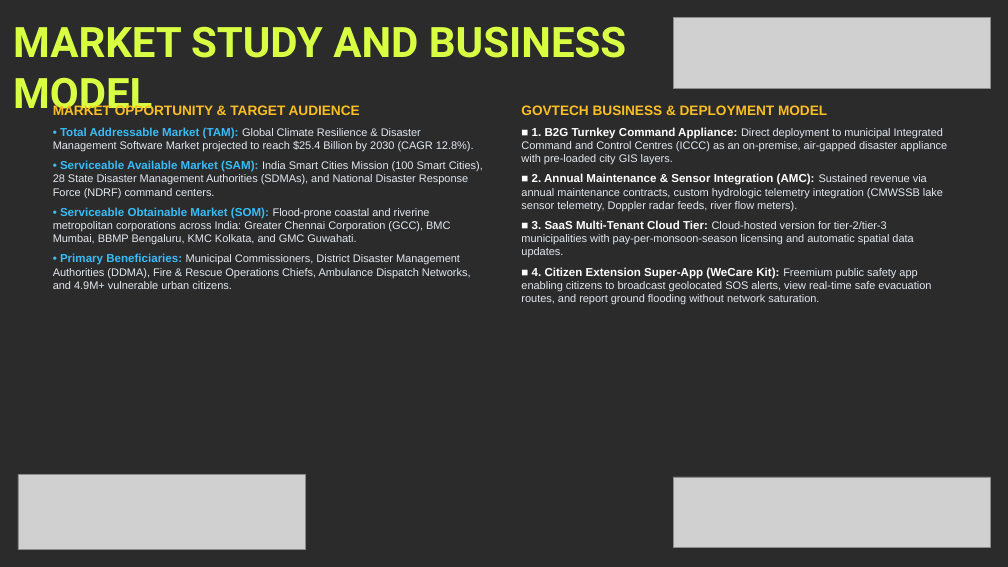
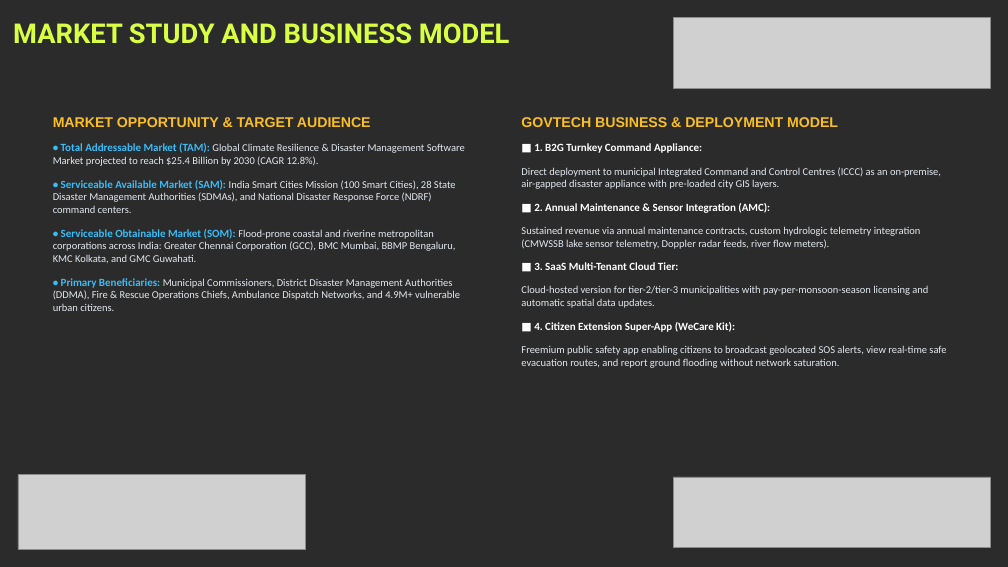
Before and after one commit to Vishnu-3727/nadi-net, a slide deck: slide 6 of NADI_NET_K_HACKS_Presentation.pptx. Drawn at 1008x567 pixels with LibreOffice and Linux fonts; fonts in the diff are those of the drawing; grey boxes stand for pictures; background and template pictures are left out; a plain dark background stands for a picture behind light text. Boxes give left, top, right and bottom in pixels: in the first picture for what was removed or moved away, otherwise in the second. Text is boxed around its words. In the diff, an @@ line names an element or a change of style, - is before the commit and + after.

Commit message:
fix(presentation): fix typography wrapping, eliminate all text collisions and table logo overlap

```diff
--- a/NADI_NET_K_HACKS_Presentation.pptx
+++ b/NADI_NET_K_HACKS_Presentation.pptx
@@ text "MARKET STUDY AND BUSINESS MODEL" at [13,23,510,44]: size 40 to 26 pt @@
@@ text "MARKET OPPORTUNITY & TARGET AUDIENCE": place and size @@
-text "MARKET OPPORTUNITY & TARGET AUDIENCE" at [53,104,483,289]
+text "MARKET OPPORTUNITY & TARGET AUDIENCE" at [53,117,465,311]
@@ text "MARKET OPPORTUNITY & TARGET AUDIENCE" at [53,117,465,311]: size 13 to 13.5 pt in "MARKET OPPORTUNITY & TARGET AUDIENCE"; size 11 to 10.5 pt in "• Total Addressable Market (TAM):", "• Serviceable Available Market (SAM):", "• Serviceable Obtainable Market (SOM):", "• Primary Beneficiaries:"; size 10.5 to 10 pt in "Global Climate Resilience & Disaster Management Software ...", "India Smart Cities Mission (100 Smart Cities), ...", "Flood-prone coastal and riverine metropolitan corporations a ...", "Municipal Commissioners, District Disaster Management Author ..."; font Arial to Calibri; more space between paragraphs @@
@@ text "GOVTECH BUSINESS & DEPLOYMENT MODEL": place and size @@
-text "GOVTECH BUSINESS & DEPLOYMENT MODEL" at [521,105,947,305]
+text "GOVTECH BUSINESS & DEPLOYMENT MODEL" at [521,117,946,368]
@@ text "GOVTECH BUSINESS & DEPLOYMENT MODEL" at [521,117,946,368]: size 13 to 13.5 pt in "GOVTECH BUSINESS & DEPLOYMENT MODEL"; size 11 to 10.5 pt in "■ 1. B2G Turnkey Command Appliance:", "■ 2. Annual Maintenance & Sensor Integration ...", "■ 3. SaaS Multi-Tenant Cloud Tier:", "■ 4. Citizen Extension Super-App (WeCare Kit):"; size 10.5 to 10 pt in "Direct deployment to municipal Integrated Command and ...", "Sustained revenue via annual maintenance contracts, custom ...", "Cloud-hosted version for tier-2/tier-3 municipalities with p ...", "Freemium public safety app enabling citizens to ..."; font Arial to Calibri; more space between paragraphs @@
```
Also in this commit, not shown: 7 other slides changed.
